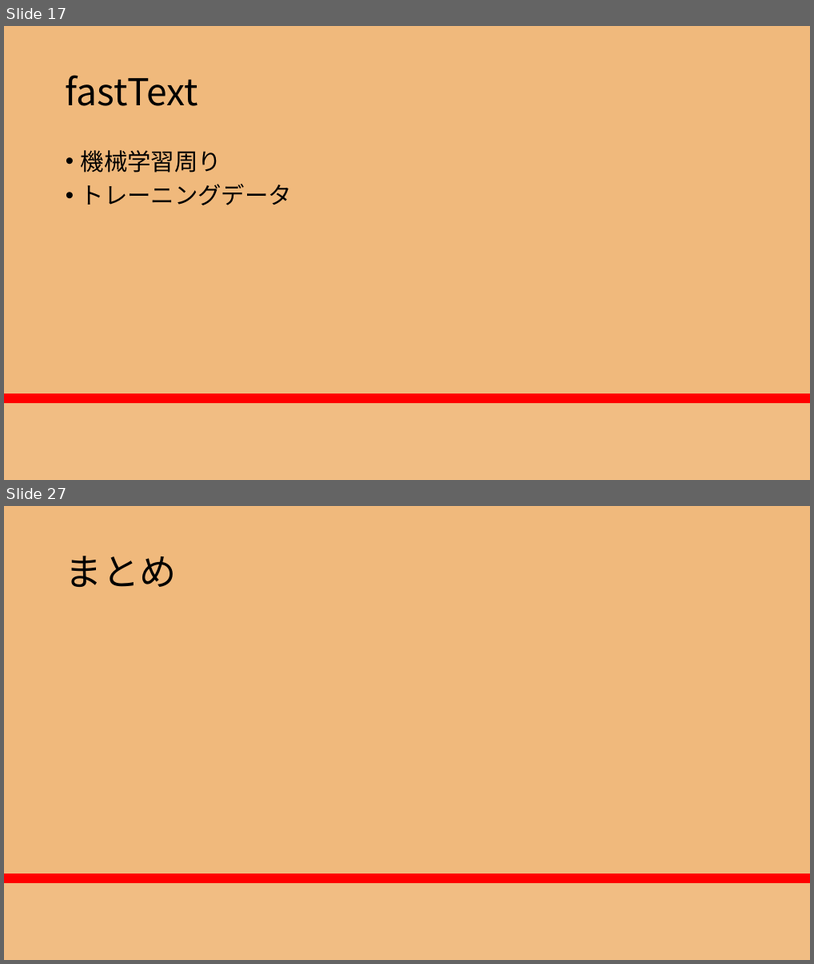
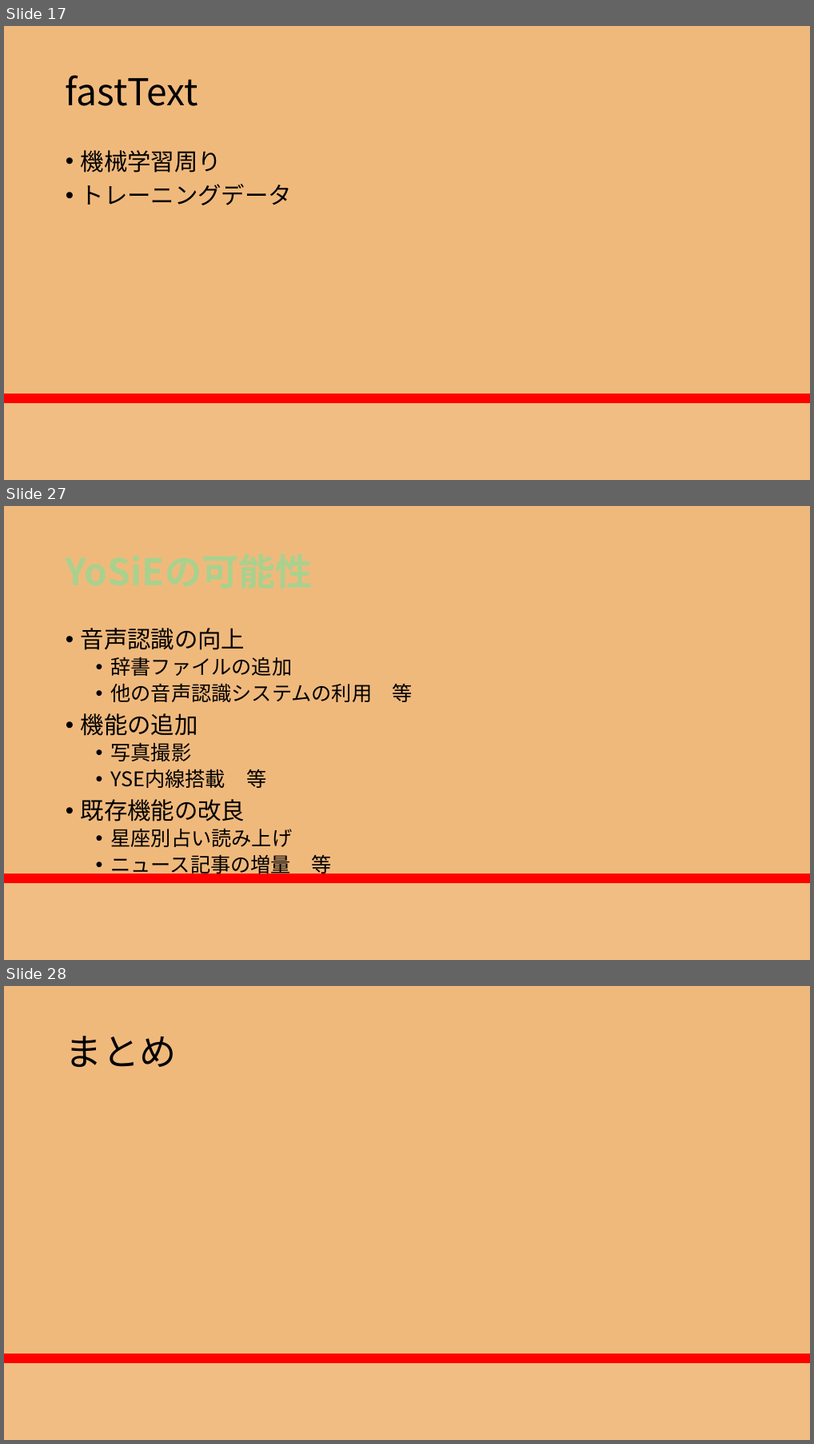
Before and after one commit to RikiishiSuzunosuke/AIspeaker_yosie, a slide deck: presentation/AIスピーカー開発_3_main.pptx. Shown one above the other, each under a label of ours: slides 17 and 27 before the commit, slides 17, 27 and 28 after it; the slides between them are not shown. The pictures are 814x964 and 814x1444 pixels, drawn with LibreOffice and Linux fonts; fonts in the diff are those of the drawing. Boxes give left, top, right and bottom in pixels: in the first picture for what was removed or moved away, otherwise in the second. Text is boxed around its words. In the diff, an @@ line names an element or a change of style, - is before the commit and + after.

```diff
--- a/presentation/AIスピーカー開発_3_main.pptx
+++ b/presentation/AIスピーカー開発_3_main.pptx
@@ slide 27 added at (4,506,810,960), background gradient #F0B97C to #FF0000 to #F86446 to #F1BD83 @@
@@ text added at (81,628,413,877), 24 pt, text #000000 @@
+• 音声認識の向上
+  • 辞書ファイルの追加
+  • 他の音声認識システムの利用 等
+• 機能の追加
+  • 写真撮影
+  • YSE内線搭載 等
+• 既存機能の改良
+  • 星座別占い読み上げ
+  • ニュース記事の増量 等
@@ what was slide 27 is now slide 28 @@
```
Also in this commit, not shown: 24 slides changed, 4 other slides added, 1 slide removed, 5 other files.
